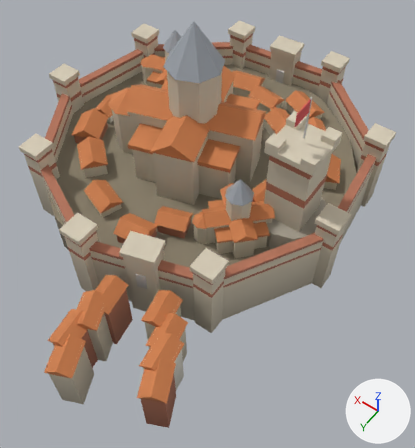
What one commit did to the glTF model game/assets/models/settlements/city_byz_b.glb.
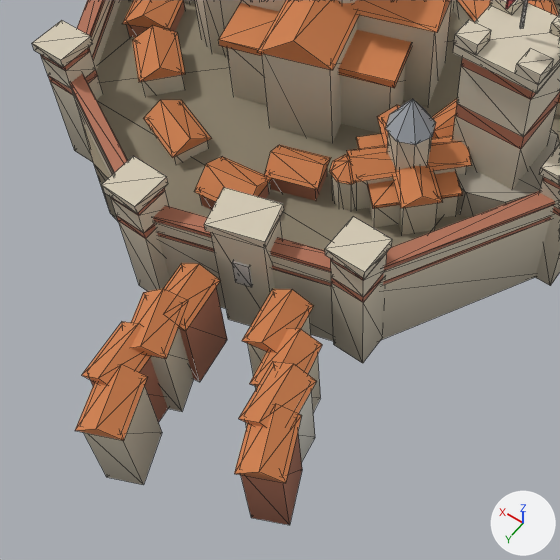
Each version appears first whole from a camera (50 mm lens) standing at (-2.02, 2.72, 3.4) and looking at (-0.51, 0.61, 0.08), and next in a close-up on the part from 0% to 79% of the width and 27% to 100% of the height. Arrows for +X, +Y and +Z are at lower right; the lights stay in place. The older version's two pictures come first. The close-ups show mesh edges as thin lines. Vertices at exactly the same position are counted once.

Objects in the first close-up: 'city_byz_b'.
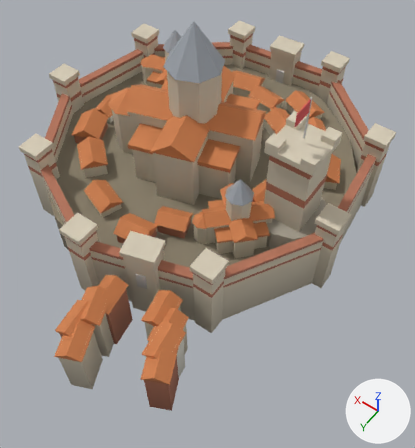
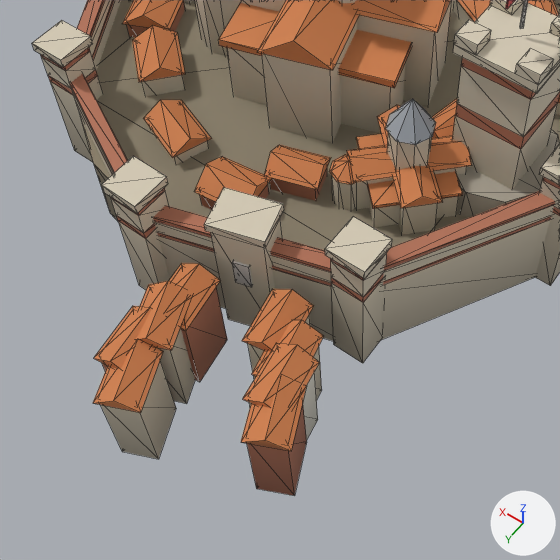
The newer file is also turned or shifted as a whole; pictures and numbers use the older file's frame.

Pixel boxes (x1, y1, x2, y2) of what changed, in the close-ups (560 x 560 px; the box of a moved part takes in the faces that stretch with it):
'city_byz_b', reshaped: before (32, 0, 560, 525); after (32, 0, 560, 496)
part 1 of me_cylinder, moved or reshaped: before (138, 301, 193, 411); after (142, 289, 195, 404)
part 2 of me_cylinder, moved or reshaped: before (256, 354, 320, 413); after (257, 346, 322, 399)
part 3 of me_cylinder, moved or reshaped: before (81, 381, 162, 485); after (101, 353, 176, 459)
part 4 of me_cylinder, moved or reshaped (mostly hidden afterwards): before (87, 356, 168, 422); after (99, 326, 121, 371)
part 5 of me_cylinder, moved or reshaped: before (241, 421, 302, 525); after (246, 403, 307, 496)
part 6 of me_cylinder, moved or reshaped: before (131, 289, 183, 359); after (136, 281, 187, 350)
part 7 of me_cylinder, moved or reshaped: before (249, 328, 322, 387); after (252, 320, 324, 376)
part 8 of me_cylinder, moved or reshaped: before (82, 322, 151, 386); after (93, 306, 151, 369)
part 9 of me_cylinder, moved or reshaped: before (238, 361, 316, 428); after (243, 343, 319, 407)
part 10 of me_cylinder, moved or reshaped: before (75, 365, 147, 441); after (93, 339, 163, 413)
part 11 of me_cylinder, moved or reshaped: before (234, 404, 302, 483); after (241, 385, 306, 451)
part 12 of me_cylinder, moved or reshaped: before (245, 366, 315, 461); after (249, 350, 318, 440)

The change, as a diff of the scene's bpy script:
```diff
--- a/game/assets/models/settlements/city_byz_b.glb.py
+++ b/game/assets/models/settlements/city_byz_b.glb.py
@@ me_cylinder @@
 # used by ob_city_byz_b; location = (0.0, 0.0, -0.165)
-me_cylinder.from_pydata(...)  # 1270 vertices, 2156 faces; spans x -1.39..1.35, y -1.37..2.13, z -0.19..1.43
+me_cylinder.from_pydata(...)  # 1270 vertices, 2156 faces; spans x -1.39..1.35, y -1.37..2.01, z -0.19..1.43
+# me_cylinder part 1: the loose piece of 8 vertices spanning x -0.45..-0.22, y 1.53..1.79, z -0.19..0.31 is moved by (0.01, -0.04, 0.0)
+# me_cylinder part 2: the loose piece of 8 vertices spanning x -0.92..-0.72, y 1.36..1.6, z -0.19..0.27 is moved by (0.02, -0.03, 0.0)
+# me_cylinder part 3: the loose piece of 8 vertices spanning x -0.53..-0.3, y 1.84..2.11, z -0.19..0.29 is moved by (0.02, -0.11, 0.0)
+# me_cylinder part 4: the loose piece of 8 vertices spanning x -0.42..-0.23, y 1.71..1.95, z -0.18..0.3 is moved by (0.01, -0.07, 0.0)
+# me_cylinder part 5: the loose piece of 8 vertices spanning x -1.08..-0.85, y 1.64..1.9, z -0.19..0.3 is moved by (0.05, -0.1, 0.0)
+# me_cylinder part 6: the loose piece of 6 vertices spanning x -0.47..-0.2, y 1.51..1.81, z 0.3..0.36 is moved by (0.01, -0.04, 0.0)
+# me_cylinder part 7: the loose piece of 6 vertices spanning x -0.93..-0.7, y 1.34..1.62, z 0.26..0.31 is moved by (0.02, -0.03, 0.0)
+# me_cylinder part 8: the loose piece of 6 vertices spanning x -0.43..-0.22, y 1.69..1.96, z 0.29..0.35 is moved by (0.01, -0.07, 0.0)
+# me_cylinder part 9: the loose piece of 6 vertices spanning x -1.0..-0.79, y 1.49..1.76, z 0.3..0.35 is moved by (0.04, -0.07, 0.0)
+# me_cylinder part 10: the loose piece of 6 vertices spanning x -0.55..-0.28, y 1.82..2.13, z 0.28..0.34 is moved by (0.02, -0.11, 0.0)
+# me_cylinder part 11: the loose piece of 6 vertices spanning x -1.1..-0.83, y 1.62..1.92, z 0.29..0.34 is moved by (0.05, -0.1, 0.0)
+# me_cylinder part 12: the loose piece of 8 vertices spanning x -0.99..-0.8, y 1.5..1.75, z -0.18..0.31 is moved by (0.04, -0.07, 0.0)
 me_cylinder.materials.append(mat_dirt)
```
